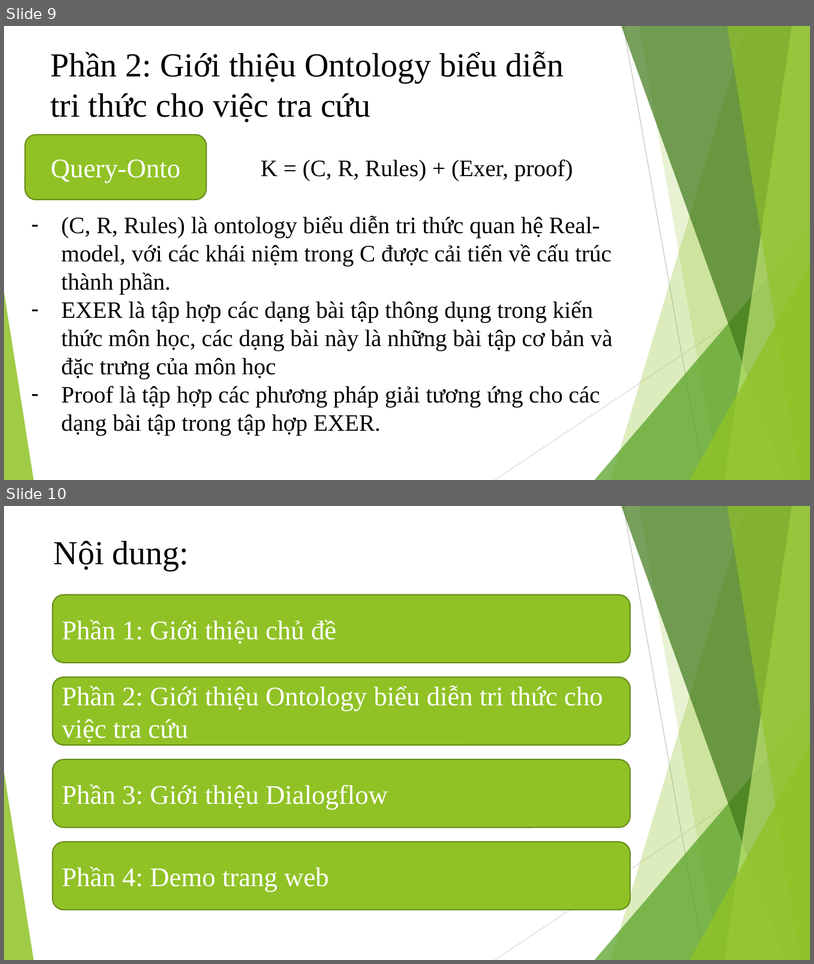
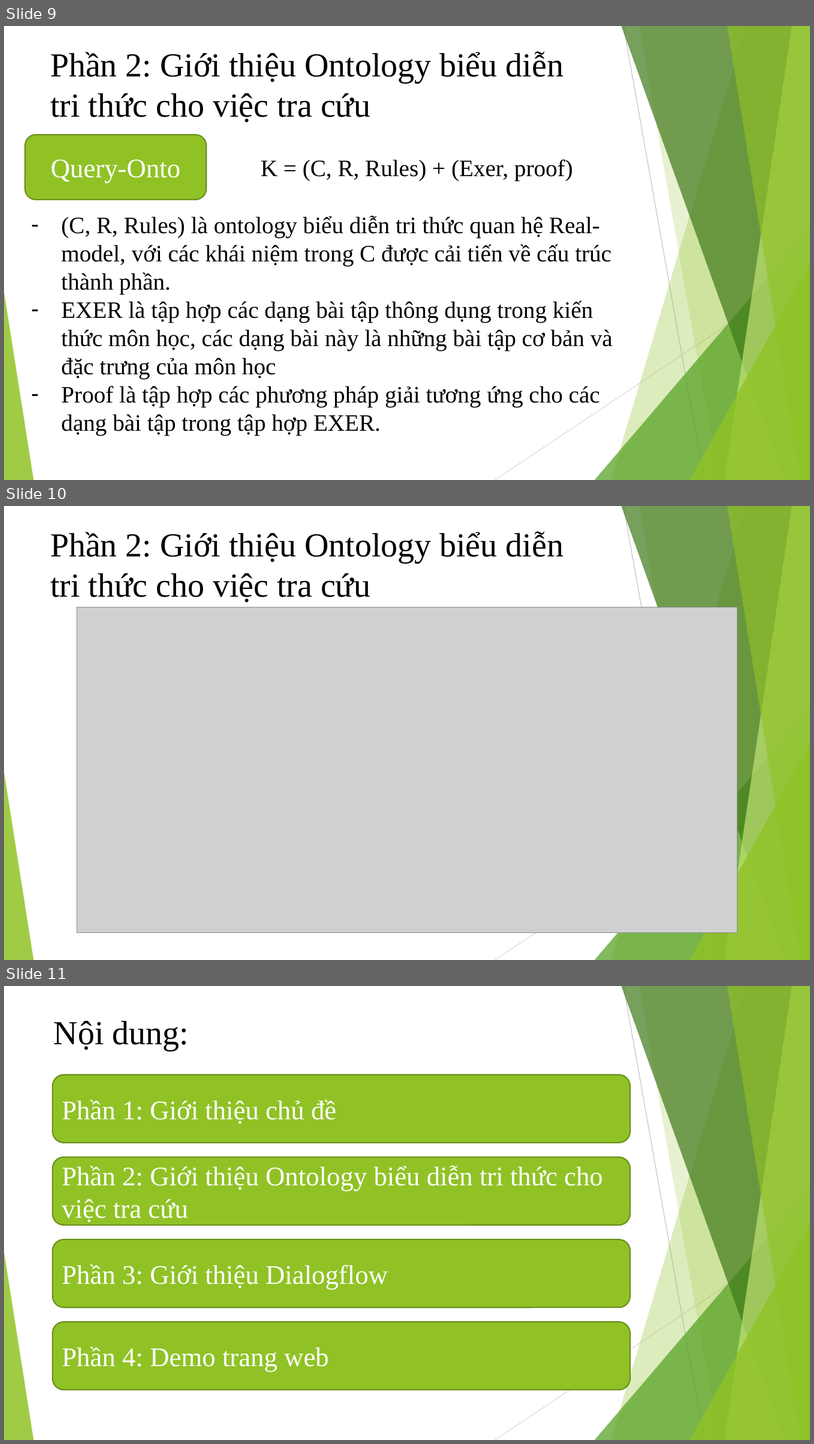
Before and after one commit to akaiki/DoAn_2021, a slide deck: Bao_cao_Do_an.pptx. Shown one above the other, each under a label of ours: slides 9 and 10 before the commit, slides 9, 10 and 11 after it. The pictures are 814x964 and 814x1444 pixels, drawn with LibreOffice and Linux fonts; fonts in the diff are those of the drawing; grey boxes stand for pictures. Boxes give left, top, right and bottom in pixels: in the first picture for what was removed or moved away, otherwise in the second. Text is boxed around its words. In the diff, an @@ line names an element or a change of style, - is before the commit and + after.

```diff
--- a/Bao_cao_Do_an.pptx
+++ b/Bao_cao_Do_an.pptx
@@ slide 10 added at (x1=4, y1=506, x2=810, y2=960), background #FFFFFF; not listed: 10 template elements that a slide beside it also shows @@
@@ title added at (x1=50, y1=531, x2=564, y2=603), 40 pt, text #000000 @@
+Phần 2: Giới thiệu Ontology biểu diễn tri thức cho việc tra cứu
@@ picture added at (x1=77, y1=607, x2=738, y2=933) @@
@@ what was slide 10 is now slide 11 @@
```
